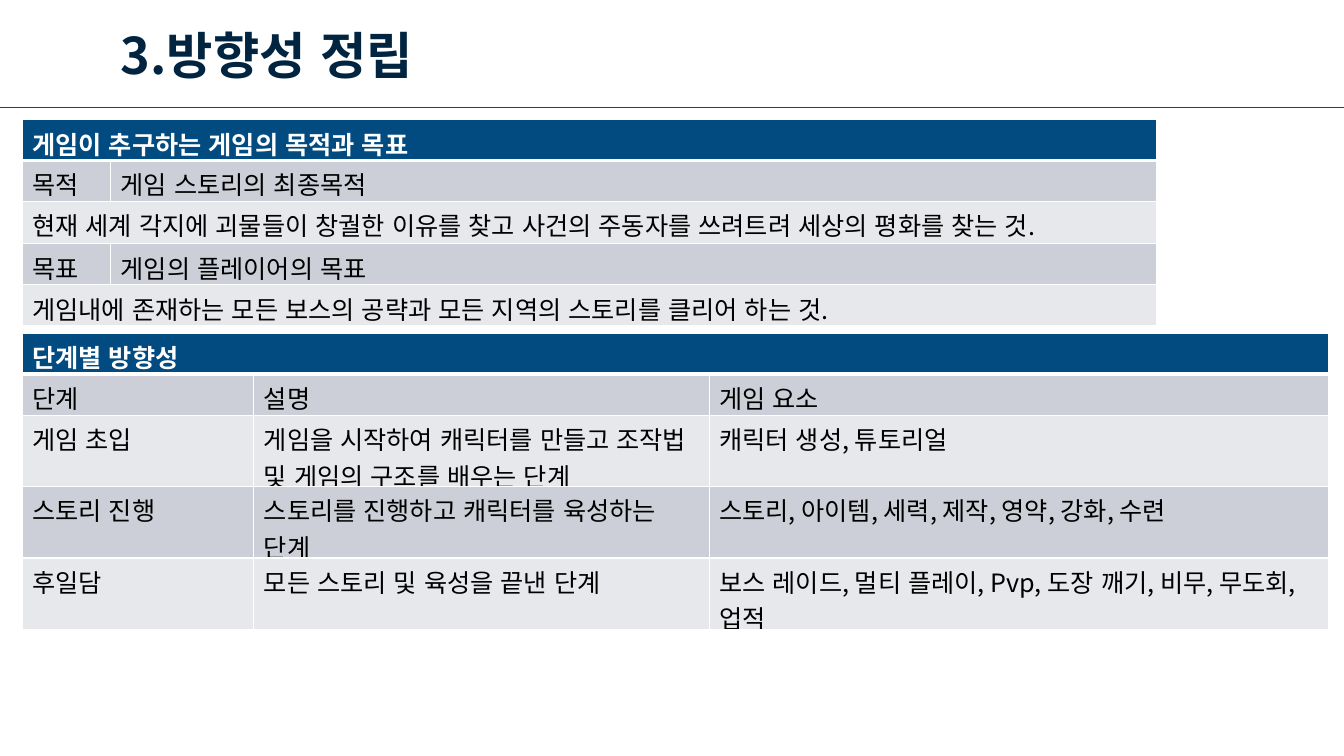
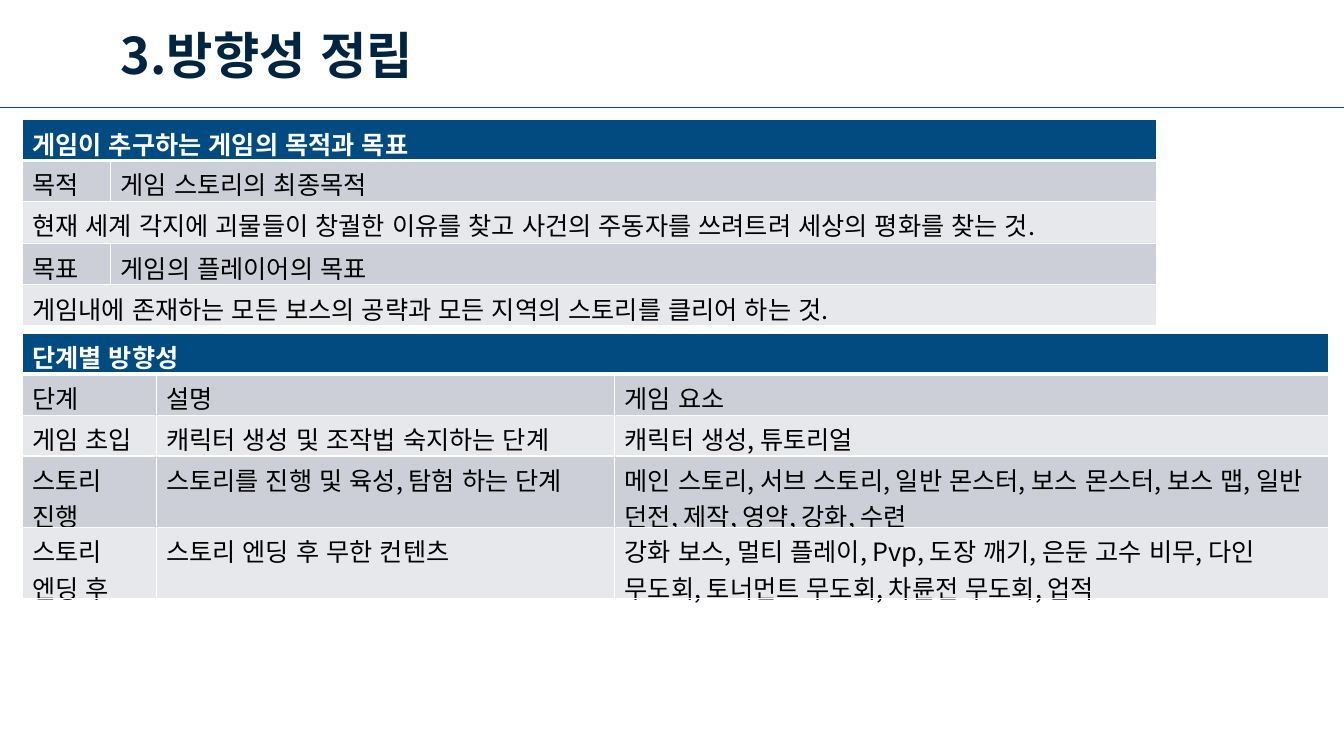
Before and after one commit to yjk0401/unityenginebasic_9th, a slide deck: slide 4 of 기획/기획서.pptx. Drawn at 1344x756 pixels with LibreOffice and Linux fonts; fonts in the diff are those of the drawing. Boxes give left, top, right and bottom in pixels: in the first picture for what was removed or moved away, otherwise in the second. Text is boxed around its words. In the diff, an @@ line names an element or a change of style, - is before the commit and + after.

```diff
--- a/기획/기획서.pptx
+++ b/기획/기획서.pptx
@@ table at box(22, 334, 1329, 607) @@
-row 3, column 2: 게임을 시작하여 캐릭터를 만들고 조작법 및 게임의 구조를 배우는 단계
+row 3, column 2: 캐릭터 생성 및 조작법 숙지하는 단계
-row 4: 스토리 진행 | 스토리를 진행하고 캐릭터를 육성하는 단계 | 스토리, 아이템, 세력, 제작, 영약, 강화, 수련
+row 4: 스토리 / 진행 | 스토리를 진행 및 육성, 탐험 하는 단계 | 메인 스토리, 서브 스토리, 일반 몬스터, 보스 몬스터, 보스 맵, 일반 던전, 제작, 영약, 강화, 수련
-row 5: 후일담 | 모든 스토리 및 육성을 끝낸 단계 | 보스 레이드, 멀티 플레이, Pvp, 도장 깨기, 비무, 무도회, 업적
+row 5: 스토리 / 엔딩 후 | 스토리 엔딩 후 무한 컨텐츠 | 강화 보스, 멀티 플레이, Pvp, 도장 깨기, 은둔 고수 비무, 다인 무도회, 토너먼트 무도회, 차륜전 무도회, 업적
@@ list level 1 to 2 in "단계별 방향성" @@
@@ list level 1 to 2 in "단계" @@
@@ list level 1 to 2 in "설명" @@
@@ list level 1 to 2 in "게임 요소" @@
@@ list level 1 to 2 in "게임 초입" @@
@@ list level 1 to 2 in "캐릭터 생성, 튜토리얼" @@
```
Also in this commit, not shown: 1 other file.
